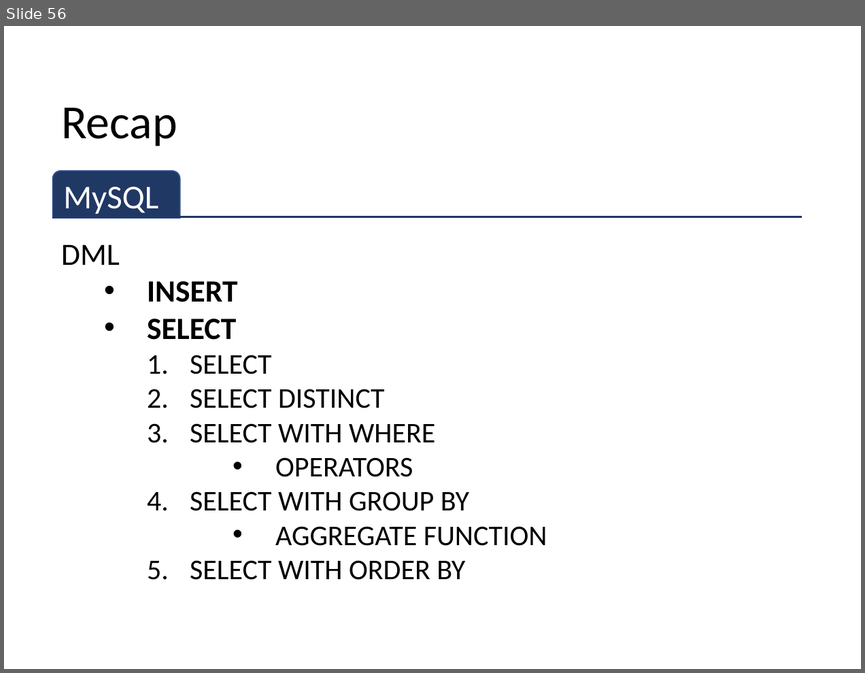
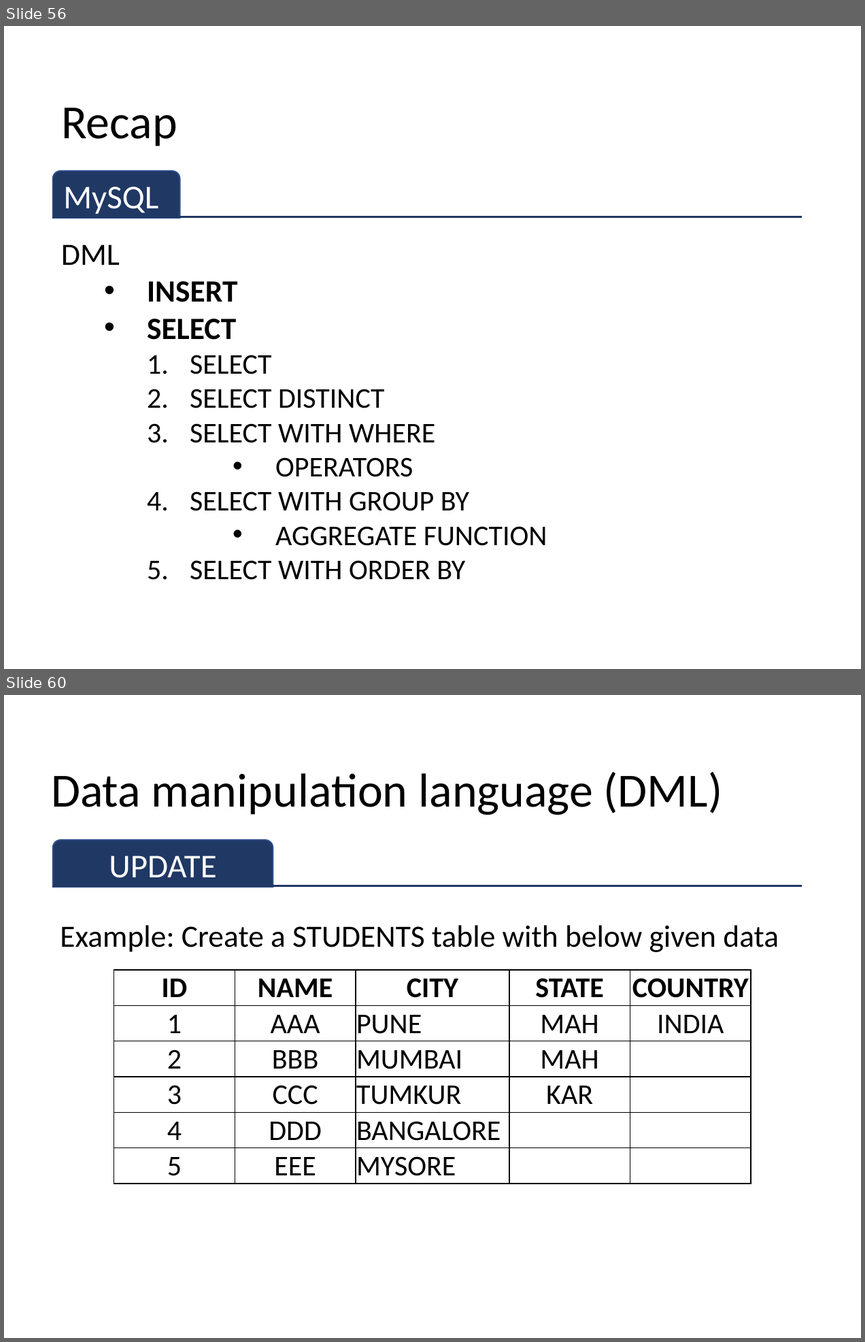
Before and after one commit to sitmbadept/sitmbadept.github.io, a slide deck: 2023/UNIT_2/Site/UNIT-2-PART-1.pptx. Shown one above the other, each under a label of ours: slide 56 before the commit, slides 56 and 60 after it; the slides between them are not shown. The pictures are 865x673 and 865x1342 pixels, drawn with LibreOffice and Linux fonts; fonts in the diff are those of the drawing. Boxes give left, top, right and bottom in pixels: in the first picture for what was removed or moved away, otherwise in the second. Text is boxed around its words. In the diff, an @@ line names an element or a change of style, - is before the commit and + after.

```diff
--- a/2023/UNIT_2/Site/UNIT-2-PART-1.pptx
+++ b/2023/UNIT_2/Site/UNIT-2-PART-1.pptx
@@ slide 60 added at (4,695,861,1338), background #FFFFFF @@
@@ title added at (51,772,723,815), 40 pt, text #000000 @@
+Data manipulation language (DML)
@@ round same rect added at (53,840,273,887), fill #203864, outline #325491 1 pt, 28 pt, text #FFFFFF @@
+UPDATE
@@ line added from (53, 886) to (802, 886), #203864 1.5 pt @@
@@ text added at (60,925,779,952), 26 pt, text #000000 @@
+Example: Create a STUDENTS table with below given data
@@ table added at (113,970,750,1180), 6 rows, 5 columns @@
+ID | NAME | CITY | STATE | COUNTRY
+1 | AAA | PUNE | MAH | INDIA
+2 | BBB | MUMBAI | MAH | 
+3 | CCC | TUMKUR | KAR | 
+4 | DDD | BANGALORE |  | 
+5 | EEE | MYSORE |  | 
```
Also in this commit, not shown: 55 other slides added, 9 other files.
